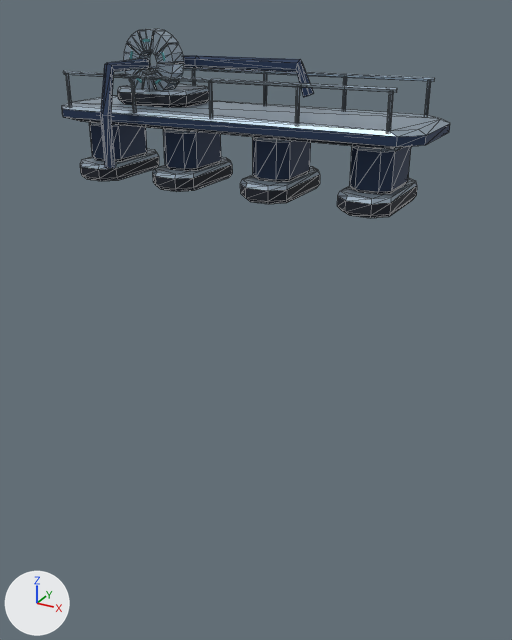
A saved change to the glTF model assets/models/scenery/grotto-pump-causeway.glb.
Camera for both pictures: a 50 mm camera at (8.68, -15.0, 4.03) aimed at (0.52, -0.17, -3.38). The axes (+X, +Y, +Z) are drawn at lower left. The lights are the same throughout. The first picture is the older version. Mesh edges are drawn as thin lines. Vertices at exactly the same position are counted once.

Objects in the first picture: 'grotto-pump-causeway'.
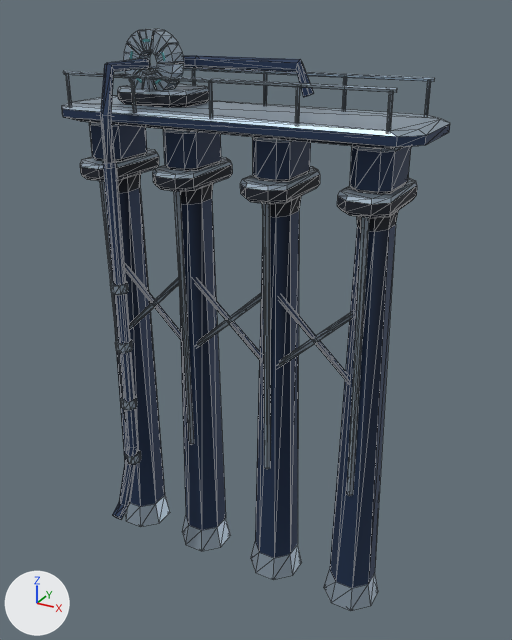
The newer file is also turned or shifted as a whole; pictures and numbers use the older file's frame.

Pixel boxes (x1, y1, x2, y2) of what changed, in the pictures (512 x 640 px):
'grotto-pump-causeway', reshaped (207% taller)
    before: (62, 29, 450, 218)
    after: (62, 29, 450, 611)
part 1 of me_grotto_pump_causeway, added
    after: (125, 450, 141, 464)
part 2 of me_grotto_pump_causeway, added
    after: (121, 396, 137, 410)
part 3 of me_grotto_pump_causeway, added
    after: (115, 339, 133, 353)
part 4 of me_grotto_pump_causeway, added
    after: (110, 281, 129, 295)
part 5 of me_grotto_pump_causeway, added
    after: (100, 162, 398, 611)

What the commit changed:
me_grotto_pump_causeway is used by ob_grotto_pump_causeway; location (0.0, 0.0, 0.0).
me_grotto_pump_causeway had 732 vertices, 1280 faces and spanned x -4.74..4.74, y -2.09..1.34, z 0.0..3.58.
me_grotto_pump_causeway now has 1071 vertices, 1882 faces and spans x -4.74..4.74, y -2.71..1.34, z -11.27..3.58.
me_grotto_pump_causeway part 1: a new loose piece, an 8-sided cylinder along z spanning x -2.63..-2.19, y -2.2..-1.76, z -7.61..-7.37, in mat_grotto_intake_gallery_bevel.
me_grotto_pump_causeway part 2: a new loose piece, an 8-sided cylinder along z spanning x -2.63..-2.19, y -2.2..-1.76, z -5.86..-5.62, in mat_grotto_intake_gallery_bevel.
me_grotto_pump_causeway part 3: a new loose piece, an 8-sided cylinder along z spanning x -2.63..-2.19, y -2.2..-1.76, z -4.15..-3.91, in mat_grotto_intake_gallery_bevel.
me_grotto_pump_causeway part 4: a new loose piece, an 8-sided cylinder along z spanning x -2.63..-2.19, y -2.2..-1.76, z -2.53..-2.29, in mat_grotto_intake_gallery_bevel.
me_grotto_pump_causeway part 5: 275 vertices added at x -4.41..4.25, y -2.71..0.74, z -11.27..0.73.
